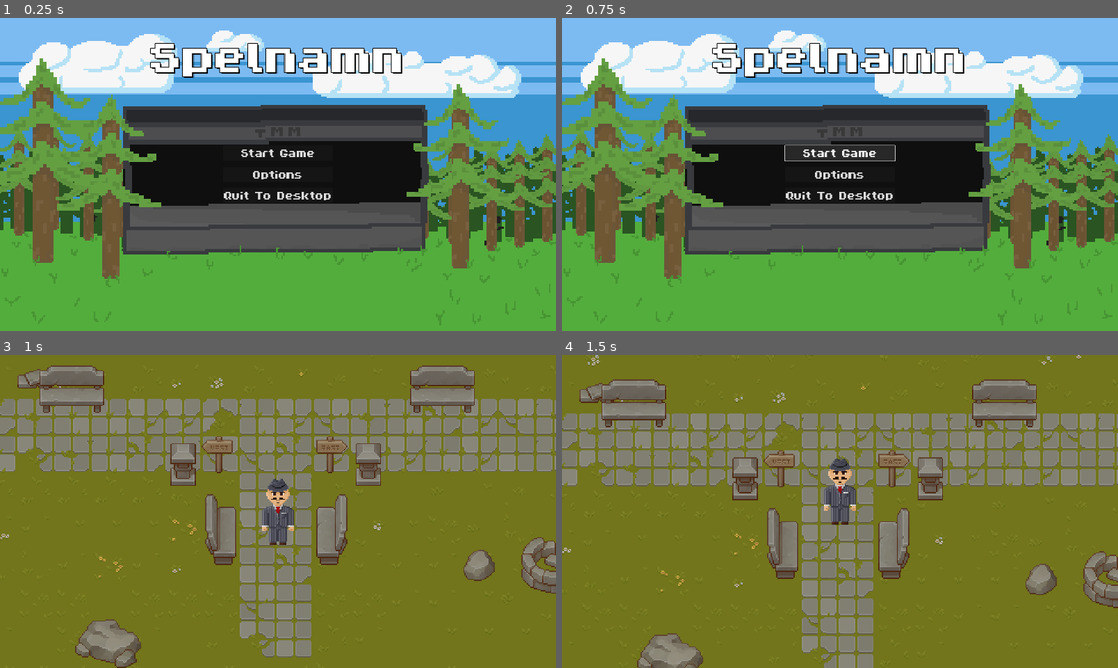
Above: before the commit, frames 1-4 (two rows, left to right).
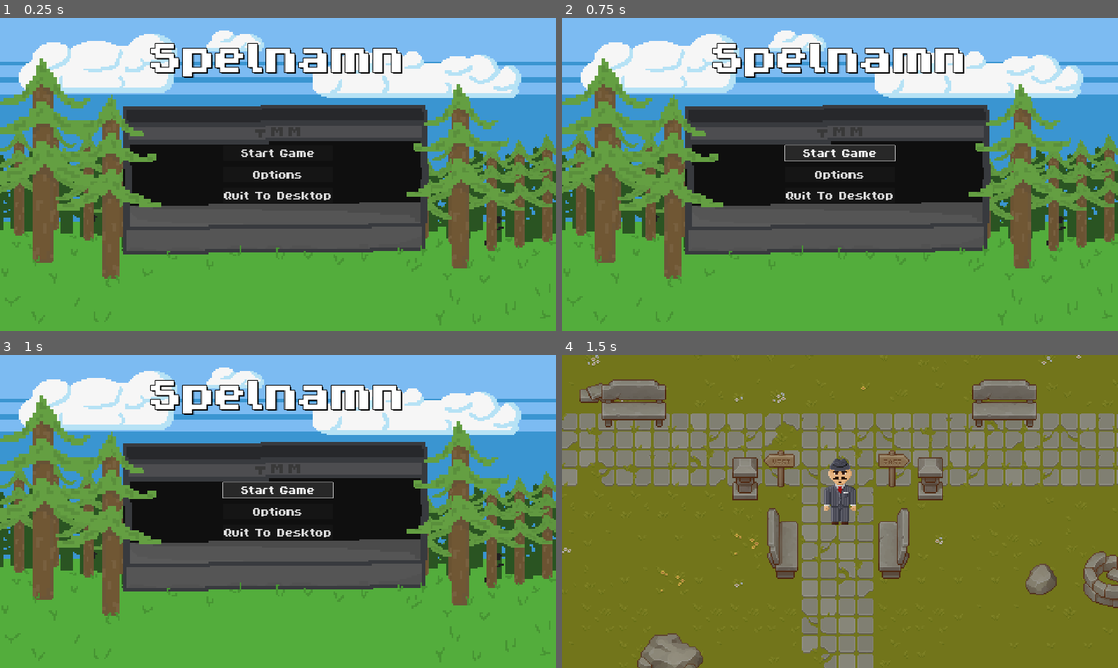
Above: after the commit, the same moments.

Repository: Goldstar32/TMMGame
Game: Godot game, scene res://Scenes/Menus/main_menu.tscn
Two runs of this game, one before a commit and one after it. Both use one fixed random seed, a clock stepped at 60 frames per second and the inputs below.
Inputs:
- Up to frame 1 (0.25 s): no input
- Up to frame 2 (0.75 s): click "Start Game" at 0.5 s
- Up to frame 3 (1 s): no input
- Up to frame 4 (1.5 s): hold W (up) from 1.28 s (still down)

Frames 1-2 are identical in both runs. In frame 3, 99% of the frame differs, in the area x 0-100%, y 0-100%; in frame 4, nothing differs.

Commit message:
Pull up animation now only when called from main menu

Diff:
--- a/Scripts/Menus/main_menu.gd
+++ b/Scripts/Menus/main_menu.gd
@@ -15,7 +15,7 @@
 	$SFX.play()
 
 	# Change scene to TestLevel
-	await get_tree().create_timer(0.3).timeout
+	await get_tree().create_timer(0.5).timeout
 	get_tree().change_scene_to_file("res://Scenes/Testing/test_level.tscn")
 
 
@@ -34,4 +34,5 @@
 
 	# Lägger till optionsscenen till main menu
 	var options = preload("res://Scenes/Menus/options_menu.tscn").instantiate()
+	options.menu_from_main_menu()
 	get_tree().get_root().add_child(options)
--- a/Scripts/Menus/options_menu.gd
+++ b/Scripts/Menus/options_menu.gd
@@ -2,13 +2,16 @@
 @onready var options_menu = $"."
 @onready var menu_panel = $MenuPanel
 
+# Ljudeffekter
 @onready var click_sound = preload("res://Assets/SFX/spacebar-click-keyboard-199448.mp3")
 
+# Ljudbussar
 @onready var main_bus = AudioServer.get_bus_index("Master")
 @onready var sfx_bus = AudioServer.get_bus_index("SFX")
 @onready var music_bus = AudioServer.get_bus_index("Music")
 
-var screenSize
+var screen_size
+var from_main_menu = false
 
 # Called when the node enters the scene tree for the first time.
 func _ready():
@@ -23,18 +26,18 @@
 	var window_mode = window_mode_to_int()
 	mode_option_button.select(window_mode)
 
-	screenSize = get_viewport().get_visible_rect().size
-	animate_menu("up")
+	screen_size = get_viewport().get_visible_rect().size
+	animation("in")
 
 # Called every frame. 'delta' is the elapsed time since the previous frame.
 func _process(delta):
-	screenSize = get_viewport().get_visible_rect().size
+	screen_size = get_viewport().get_visible_rect().size
 
 func _on_button_button_up():
 	$SFX.stream = click_sound
 	$SFX.play()
 
-	animate_menu("down")
+	animation("out")
 	await get_tree().create_timer(0.5).timeout
 	get_tree().root.remove_child(options_menu)
 
@@ -69,17 +72,23 @@
 	$SFX.stream = click_sound
 	$SFX.play()
 
+
+func menu_from_main_menu():
+	from_main_menu = true
+func animation(direction):
+	if from_main_menu:
+		pull_up_animation(direction)
 # Gör en tween som är baserad på skärmstorleken
-func animate_menu(direction):
-	var posX = screenSize[0]/2 - menu_panel.size[0]/2
-	var posY = screenSize[1]/2 - menu_panel.size[1]/2
+func pull_up_animation(direction):
+	var posX = screen_size[0]/2 - menu_panel.size[0]/2
+	var posY = screen_size[1]/2 - menu_panel.size[1]/2
 
 	var tween = get_tree().create_tween()
-	if direction == "up":
-		menu_panel.set_position(Vector2(posX, screenSize[1]))
+	if direction == "in":
+		menu_panel.set_position(Vector2(posX, screen_size[1]))
 		tween.tween_property(menu_panel, "position", Vector2(posX, posY), 0.5)
-	if direction == "down":
-		tween.tween_property(menu_panel, "position", Vector2(posX, screenSize[1]), 0.5)
+	if direction == "out":
+		tween.tween_property(menu_panel, "position", Vector2(posX, screen_size[1]), 0.5)
 
 func window_mode_to_int():
 	var mode = DisplayServer.window_get_mode()
